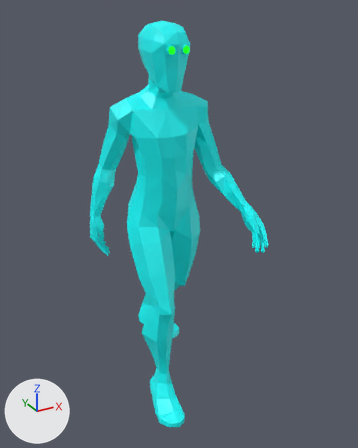
The glTF model data/droid_full_deform.glb: old version first, new version second.
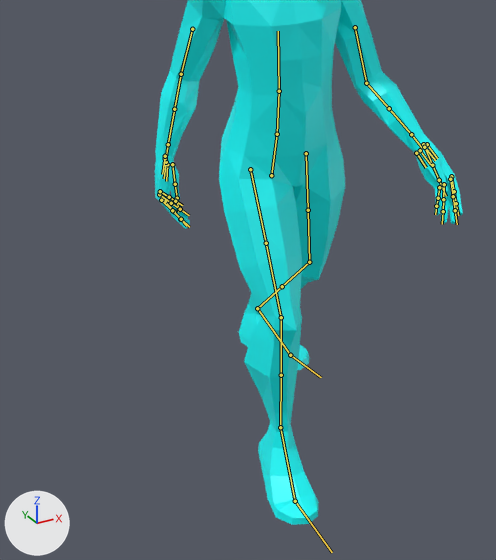
Old and new are each drawn whole from a camera (50 mm lens) standing at (-1.052, -2.636, 2.014) and looking at (0.066, -0.604, 0.998) and again close up on the part from 0% to 80% of the width and 27% to 100% of the height. Every picture has the same lights, and +X, +Y and +Z are marked at lower left. The last two pictures show the newer version. Both versions are drawn at frame 19 of the action 'droid_walk_cycle'; the numbers are the values there. The bones that change, and the others that lie on the model, are drawn over the model as lines in the close-ups.

Objects in the first close-up: 'mesh_node'.
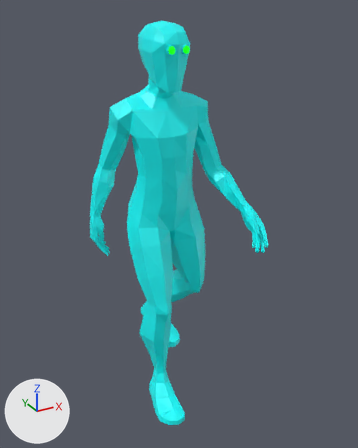
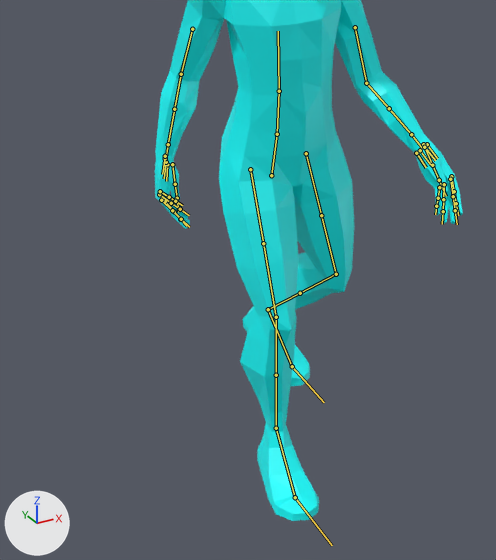
Changed parts and their boxes (x1, y1, x2, y2) in the close-ups (496 x 560 px):
'mesh_node', posed
    before: (155, 0, 463, 525)
    after: (155, 0, 463, 521)
bone 'DEF-thigh.L', root to tip
    before: (306, 153) to (308, 210)
    after: (306, 153) to (321, 215)
bone 'DEF-shin.L', root to tip
    before: (309, 262) to (282, 286)
    after: (336, 274) to (300, 293)
bone 'DEF-foot.L', root to tip
    before: (257, 308) to (290, 355)
    after: (268, 309) to (292, 366)
bone 'DEF-toe.L', root to tip
    before: (290, 355) to (321, 377)
    after: (292, 366) to (324, 402)
bone 'DEF-thigh.R', root to tip
    before: (250, 169) to (266, 243)
    after: (250, 169) to (263, 243)
bone 'DEF-shin.R', root to tip
    before: (281, 317) to (281, 375)
    after: (276, 317) to (276, 375)
bone 'DEF-foot.R', root to tip
    before: (280, 427) to (295, 501)
    after: (276, 428) to (295, 497)
bone 'DEF-toe.R', root to tip
    before: (295, 501) to (332, 552)
    after: (295, 497) to (332, 545)

Diff of the bpy script that builds the scene:
```diff
--- a/data/droid_full_deform.glb.py
+++ b/data/droid_full_deform.glb.py
@@ bone_def_thigh_l @@
 bone_def_thigh_l = bpy.data.objects['rig'].pose.bones['DEF-thigh.L']
-bone_def_thigh_l.rotation_quaternion = (-0.996, -0.071, 0.057, 0.018)  # degrees (8, -6, -3)
-bone_def_thigh_l.scale = (1.01, 0.98, 1.01)
+bone_def_thigh_l.rotation_quaternion = (-0.996, 0.071, 0.055, 0.01)  # degrees (-8, -6, -1)
+bone_def_thigh_l.scale = (1.02, 0.97, 1.02)
@@ bone_def_shin_l @@
 bone_def_shin_l = bpy.data.objects['rig'].pose.bones['DEF-shin.L']  # child of 'DEF-thigh.L.001'
-bone_def_shin_l.rotation_quaternion = (0.97, 0.242, 0.001, 0.0)  # degrees (28, 0, 0)
-bone_def_shin_l.scale = (1.0, 0.99, 1.01)
+bone_def_shin_l.rotation_quaternion = (0.903, 0.429, -0.001, 0.0)  # degrees (51, 0, 0)
+bone_def_shin_l.scale = (1.0, 0.97, 1.04)
@@ bone_def_foot_l @@
 bone_def_foot_l = bpy.data.objects['rig'].pose.bones['DEF-foot.L']  # child of 'DEF-shin.L.001'
-bone_def_foot_l.rotation_quaternion = (0.915, -0.397, 0.054, 0.05)  # degrees (-47, 8, 3)
-bone_def_foot_l.scale = (0.99, 0.99, 1.02)
+bone_def_foot_l.rotation_quaternion = (0.978, -0.172, 0.106, -0.045)  # degrees (-21, 11, -7)
+bone_def_foot_l.scale = (0.98, 0.99, 1.03)
@@ bone_def_toe_l @@
 bone_def_toe_l = bpy.data.objects['rig'].pose.bones['DEF-toe.L']  # child of 'DEF-foot.L'
-bone_def_toe_l.rotation_quaternion = (1.0, 0.0, 0.0, 0.0)  # degrees (0, 0, 0)
+bone_def_toe_l.rotation_quaternion = (0.982, 0.191, 0.0, 0.0)  # degrees (22, 0, 0)
@@ bone_def_thigh_r @@
 bone_def_thigh_r = bpy.data.objects['rig'].pose.bones['DEF-thigh.R']
-bone_def_thigh_r.rotation_quaternion = (0.96, -0.258, -0.052, -0.094)  # degrees (-29, -9, -9)
+bone_def_thigh_r.rotation_quaternion = (0.973, -0.208, -0.053, -0.09)  # degrees (-23, -8, -9)
@@ bone_def_shin_r @@
 bone_def_shin_r = bpy.data.objects['rig'].pose.bones['DEF-shin.R']  # child of 'DEF-thigh.R.001'
-bone_def_shin_r.rotation_quaternion = (0.963, 0.269, 0.007, -0.003)  # degrees (31, 1, 0)
+bone_def_shin_r.rotation_quaternion = (0.977, 0.211, 0.006, -0.002)  # degrees (24, 1, 0)
@@ bone_def_foot_r @@
 bone_def_foot_r = bpy.data.objects['rig'].pose.bones['DEF-foot.R']  # child of 'DEF-shin.R.001'
-bone_def_foot_r.rotation_quaternion = (0.991, 0.072, -0.042, 0.103)  # degrees (8, -6, 11)
+bone_def_foot_r.rotation_quaternion = (0.995, -0.031, -0.036, 0.082)  # degrees (-4, -4, 10)
@@ bone_def_toe_r @@
 bone_def_toe_r = bpy.data.objects['rig'].pose.bones['DEF-toe.R']  # child of 'DEF-foot.R'
-bone_def_toe_r.rotation_quaternion = (0.996, 0.085, 0.0, 0.0)  # degrees (10, 0, 0)
+bone_def_toe_r.rotation_quaternion = (1.0, 0.0, 0.0, 0.0)  # degrees (0, 0, 0)
```
